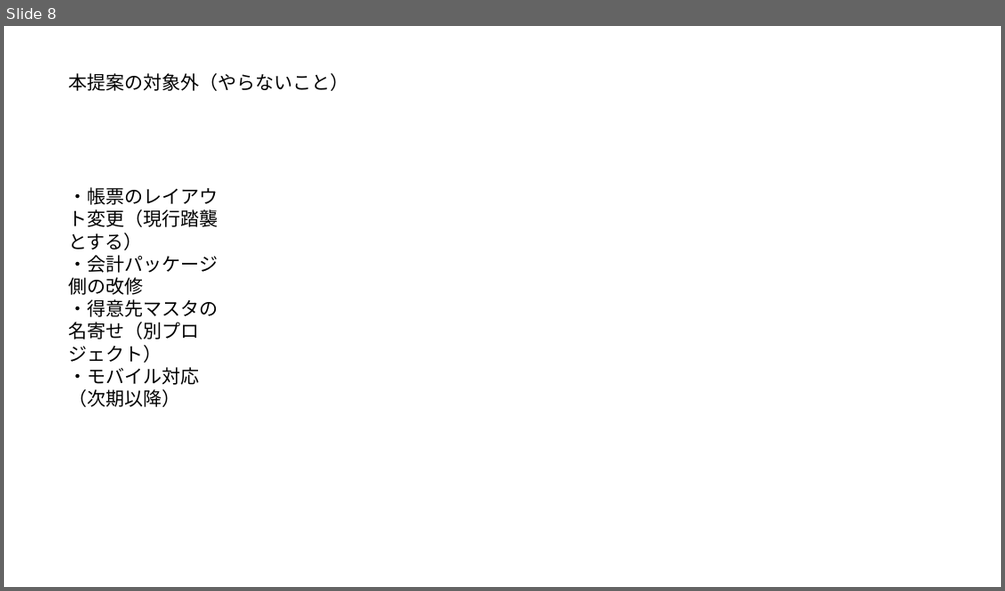
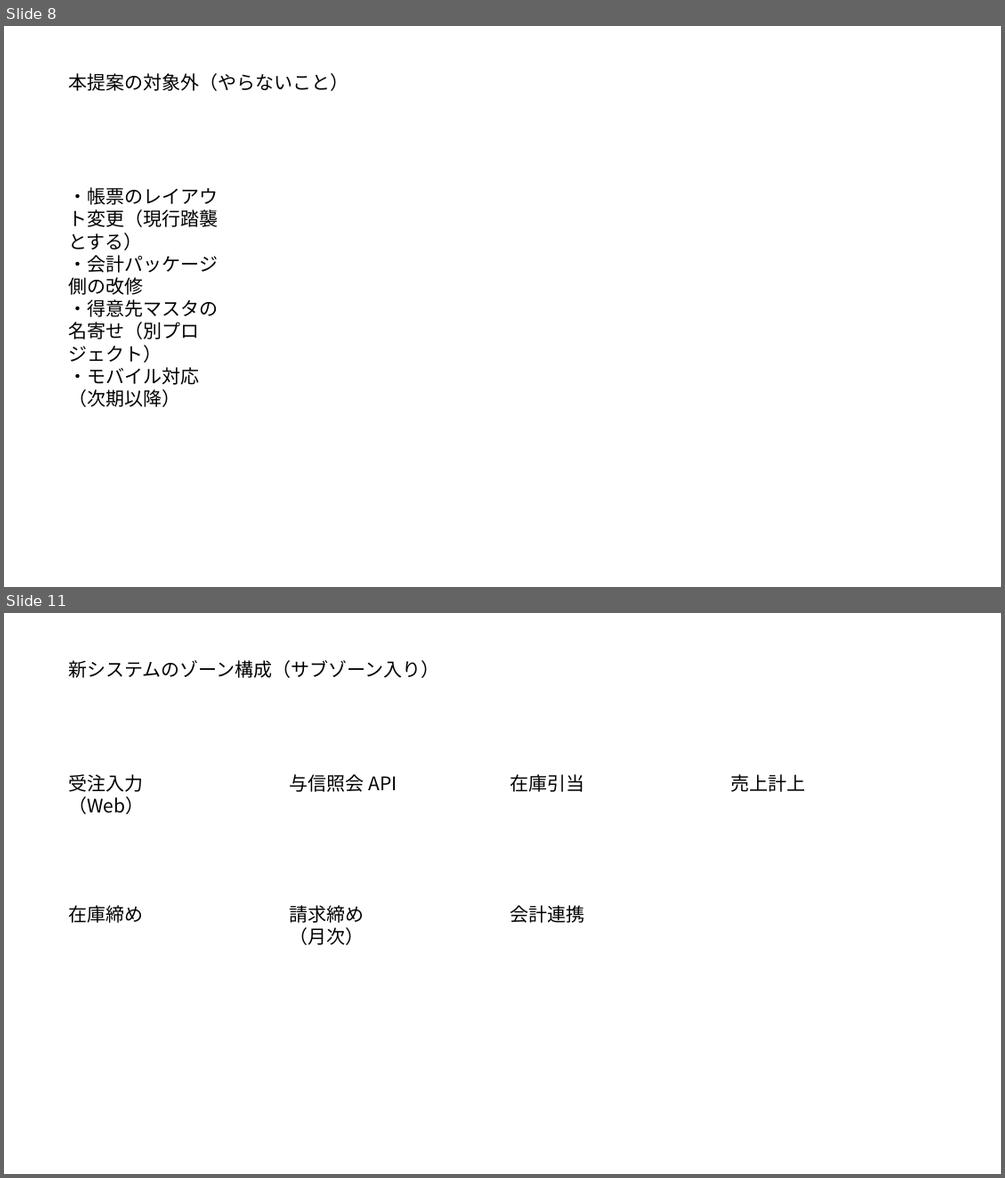
Before and after one commit to livingforge/ai-ready-pipeline4, a slide deck: examples/from-documents/資料/方式提案.pptx. Shown one above the other, each under a label of ours: slide 8 before the commit, slides 8 and 11 after it; the slides between them are not shown. The pictures are 1005x591 and 1005x1178 pixels, drawn with LibreOffice and Linux fonts; fonts in the diff are those of the drawing. Boxes give left, top, right and bottom in pixels: in the first picture for what was removed or moved away, otherwise in the second. Text is boxed around its words. In the diff, an @@ line names an element or a change of style, - is before the commit and + after.

```diff
--- a/examples/from-documents/資料/方式提案.pptx
+++ b/examples/from-documents/資料/方式提案.pptx
@@ slide 11 added at box(4, 613, 1001, 1174), background #FFFFFF @@
@@ title added at box(69, 660, 440, 678), 18 pt, text #000000 @@
+新システムのゾーン構成（サブゾーン入り）
@@ text added at box(69, 774, 145, 814), 18 pt, text #000000 @@
+受注入力
+（Web）
@@ text added at box(290, 774, 396, 792), 18 pt, text #000000 @@
+与信照会 API
@@ text added at box(510, 774, 585, 792), 18 pt, text #000000 @@
+在庫引当
@@ group added at box(69, 774, 806, 945): 4 texts @@
+売上計上
+在庫締め
+請求締め
+（月次）
+会計連携
```
Also in this commit, not shown: 3 other slides added, 24 other files.
